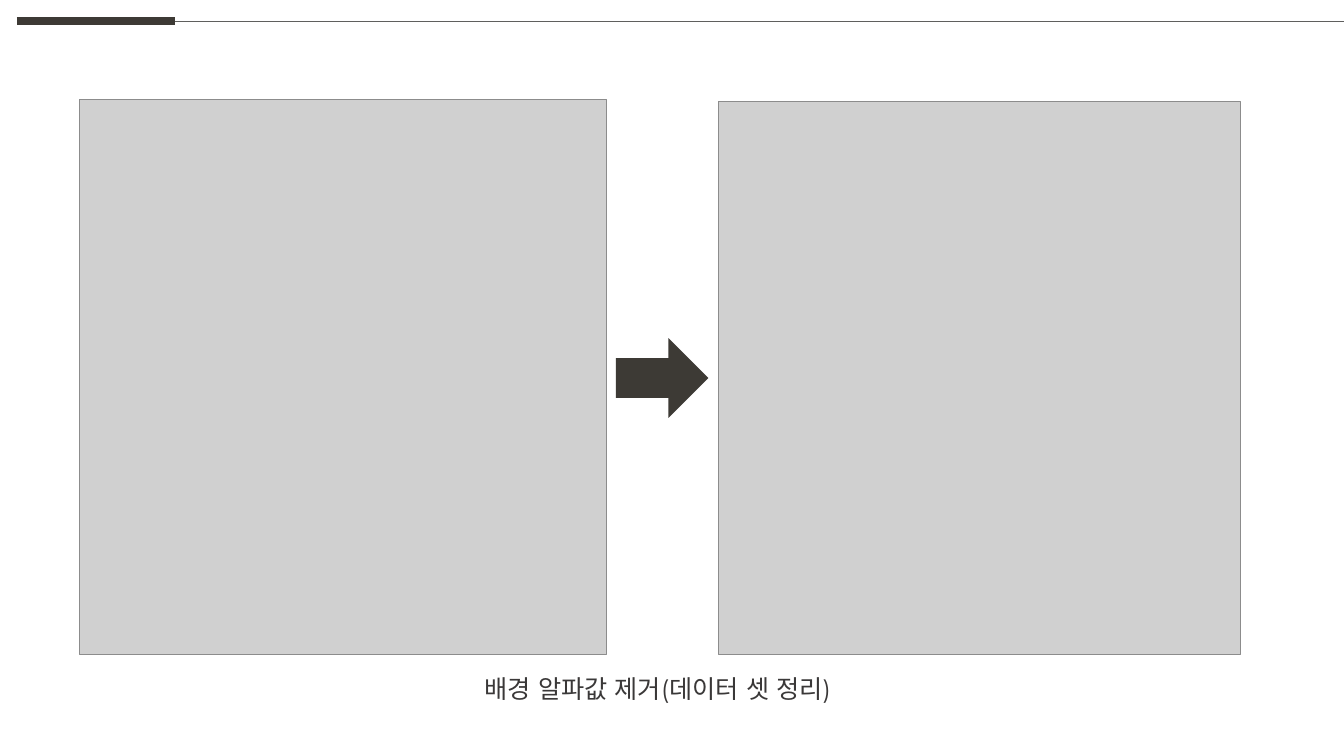
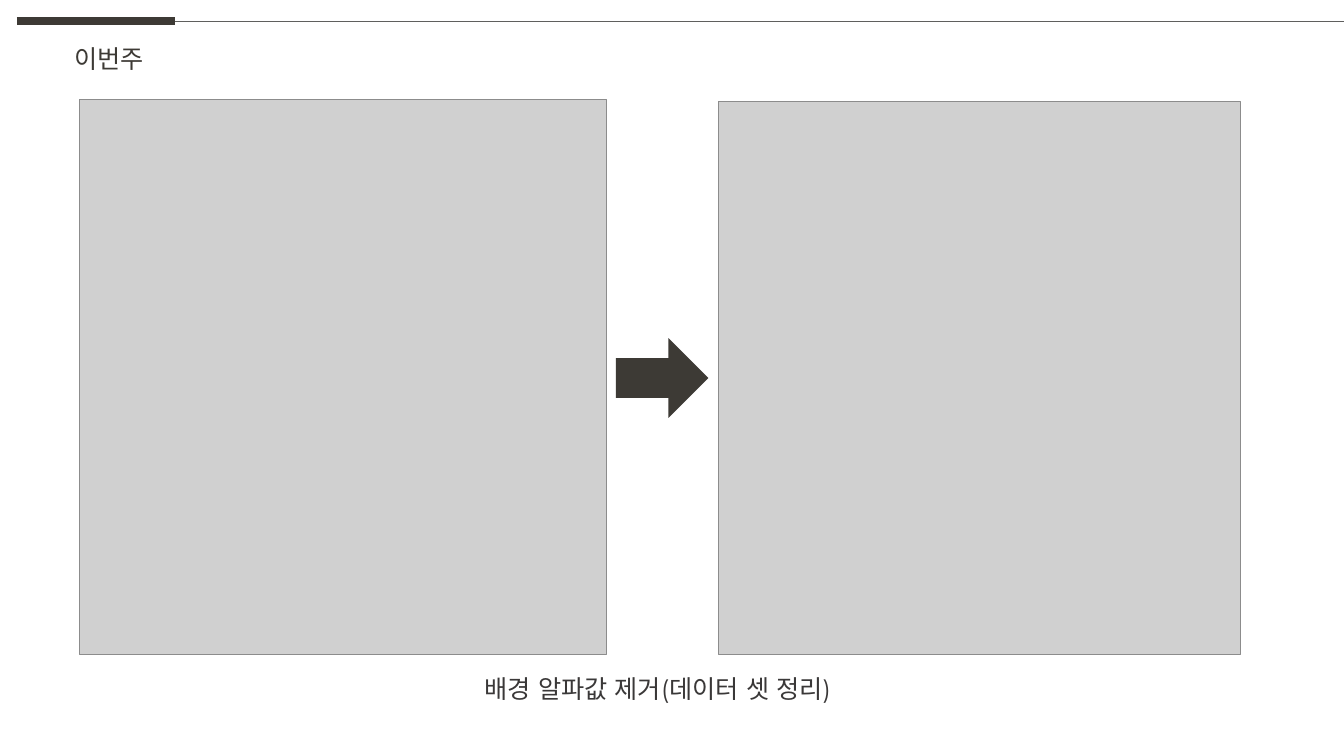
Before and after one commit to weaknessHero/Project_AvatarS, a slide deck: slide 3 of 발표자료/230210/LJHPPT.pptx (slide 2 before the commit). Drawn at 1344x756 pixels with LibreOffice and Linux fonts; fonts in the diff are those of the drawing; grey boxes stand for pictures. Boxes give left, top, right and bottom in pixels: in the first picture for what was removed or moved away, otherwise in the second. Text is boxed around its words. In the diff, an @@ line names an element or a change of style, - is before the commit and + after.

```diff
--- a/발표자료/230210/LJHPPT.pptx
+++ b/발표자료/230210/LJHPPT.pptx
@@ text added at (74, 47, 144, 70), 18 pt, text #3D3A35 @@
+이번주
```
Also in this commit, not shown: 4 other files.
